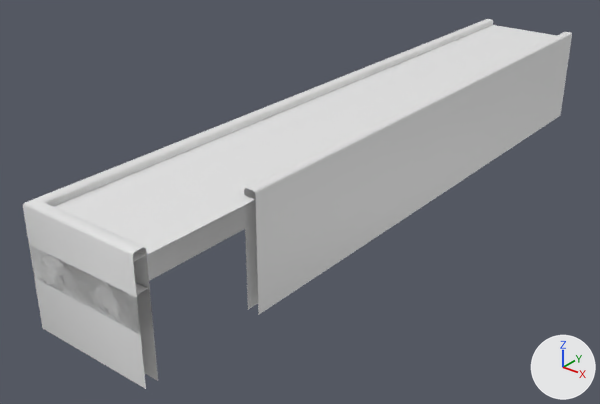
The FBX model Assets/000.Eeeeden/00-Fbxs/02-Factory/Rail/Rail-Main.fbx as it was, and as the next commit left it.
The view is the same before and after, from a 50 mm camera at (3.65, -3.0, 3.12) aimed at (-0.33, 1.98, 0.03). Lighting does not change. The marker at lower right points along +X, +Y and +Z. Where no turn or scale is listed for an object, it has been applied to the vertices. Vertices at the same position are counted once.

In view in the first picture: 'Rail-Main'.
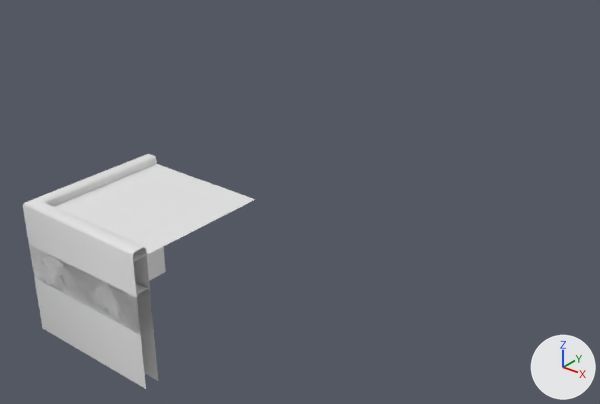
The change in detail:
me_rail_main has 100 vertices, 39 faces and spans x -0.5..0.5, y -0.5..5.5, z 0.0..0.91.
me_rail_main is used by ob_rail_main; location (0.0, 0.0, 0.0).
Verts and faces of me_rail_main; kept vertices keep their numbers, new ones are numbered from 100.
Before the commit, vertices of me_rail_main: 11 (0.0, 1.2, 0.87) at pixel (267, 146), 12 (0.19, 0.8, 0.87) at pixel (251, 170), 13 (-0.19, 0.8, 0.87) at pixel (209, 156), 23 (0.4, 5.5, 0.86), 24 (0.0, 5.2, 0.87) at pixel (514, 35).
Before the commit, vertices of me_rail_main: 25 (0.19, 4.8, 0.87) at pixel (515, 46), 26 (-0.19, 4.8, 0.87) at pixel (480, 39), 27 (-0.4, 5.5, 0.86) at pixel (493, 24), 94 (0.4, 0.5, 0.86) at pixel (244, 195), 95 (-0.4, 0.5, 0.86) at pixel (156, 163).
me_rail_main part 1: the loose piece of 16 vertices spanning x 0.4..0.5, y 0.5..5.5, z 0.0..0.91 is deleted.
me_rail_main part 2: the loose piece of 16 vertices spanning x -0.5..-0.4, y 0.5..5.5, z 0.0..0.91 is deleted.
Part 3, on me_rail_main:
Vertices deleted: 11, 12, 13, 23 to 27 (with the faces that use them).

Changed parts and their boxes (x1, y1, x2, y2) in the pictures (600 x 404 px):
'Rail-Main', reshaped (58% narrower, 36% shorter): before (23, 19, 572, 389); after (23, 154, 255, 389)
part 1 of me_rail_main, deleted: before (244, 32, 572, 314)
part 2 of me_rail_main, deleted: before (148, 19, 493, 271)
part 3 of me_rail_main, deleted: before (158, 25, 556, 195)
